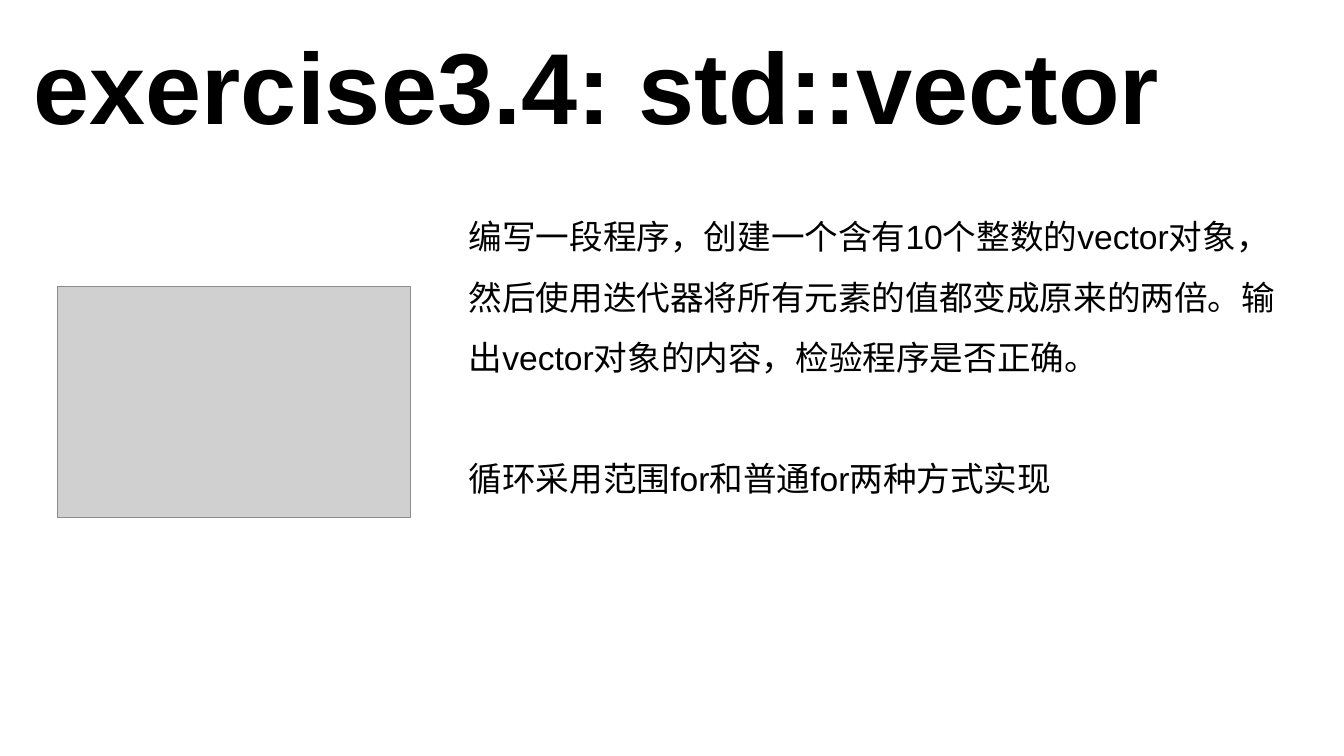
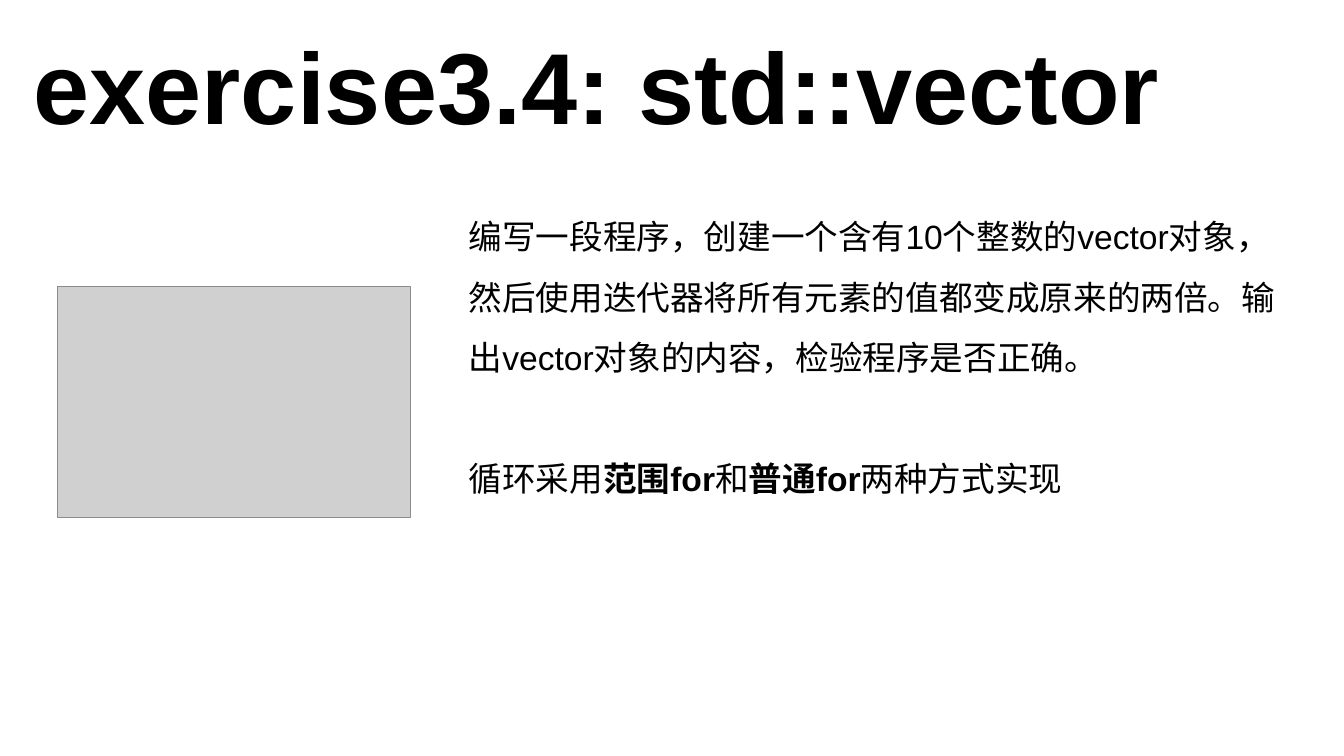
Before and after one commit to 3417725275/CPP_Study, a slide deck: slide 20 of C++课件.pptx. Drawn at 1344x756 pixels with LibreOffice and Linux fonts; fonts in the diff are those of the drawing; grey boxes stand for pictures. Boxes give left, top, right and bottom in pixels: in the first picture for what was removed or moved away, otherwise in the second. Text is boxed around its words. In the diff, an @@ line names an element or a change of style, - is before the commit and + after.

```diff
--- a/C++课件.pptx
+++ b/C++课件.pptx
@@ text at (469,462,1063,494): bold on in "循环采用范围for和普通for两种方式实现" @@
```
Also in this commit, not shown: 1 other slide changed, 1 slide removed, 6 other files.
